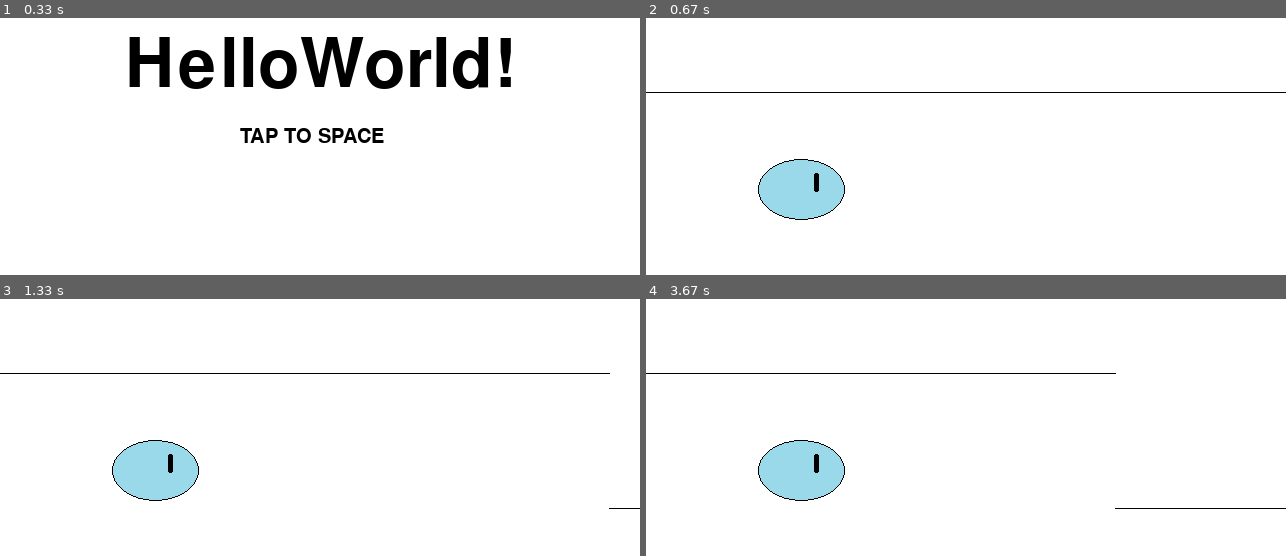
Above: before the commit, frames 1-4 (two rows, left to right).
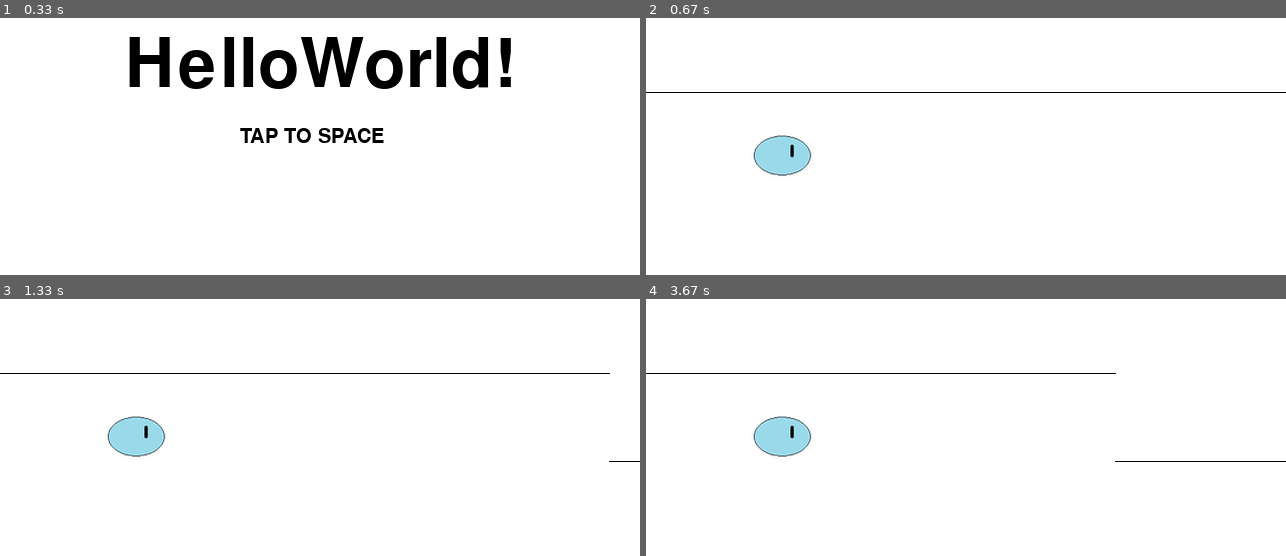
Above: after the commit, the same moments.

Repository: RENNKA08/python_pygame_HelloWorld-
Game: pygame game, started from mygame.py
Same seed, same stepped clock (60 frames per second), same inputs: the game is played once before the commit and once after it.
Inputs:
- Up to frame 1 (0.33 s): no input
- Up to frame 2 (0.67 s): tap Space at 0.33 s
- Up to frame 3 (1.33 s): hold Up 0.67-1.13 s; tap Space at 0.73, 1.03, 1.23 s; hold Down from 1.17 s (still down)
- Up to frame 4 (3.67 s): release Down at 1.47 s; hold Up 1.5-1.87 s; tap Space at 1.57, 1.97, 2.37, 2.7, 3.03, 3.43 s; hold Down 1.9-2.27 s; hold Up 2.3-2.6 s; hold Down 2.63-2.93 s; hold Up 2.97-3.33 s; hold Down from 3.37 s (still down)

Frame 1 is identical in both runs. In frame 2, 3.2% of the frame differs, in the area x 16-32%, y 45-79%; in frame 3, 3.2%; in frame 4, 3.4%, in the area x 16-100%, y 45-82%.

Commit message:
change image size

Diff:
--- a/mygame.py
+++ b/mygame.py
@@ -26,7 +26,7 @@
 # イメージを用意
 playerImg = pygame.image.load("sraim_alpha.png").convert_alpha()
 playerImg_rect = playerImg.get_rect()
-# print(playerImg_rect.height)
+print(playerImg_rect.height)
 
 # 初期化
 X_std = 100
Binary file changed: sraim_alpha.png
